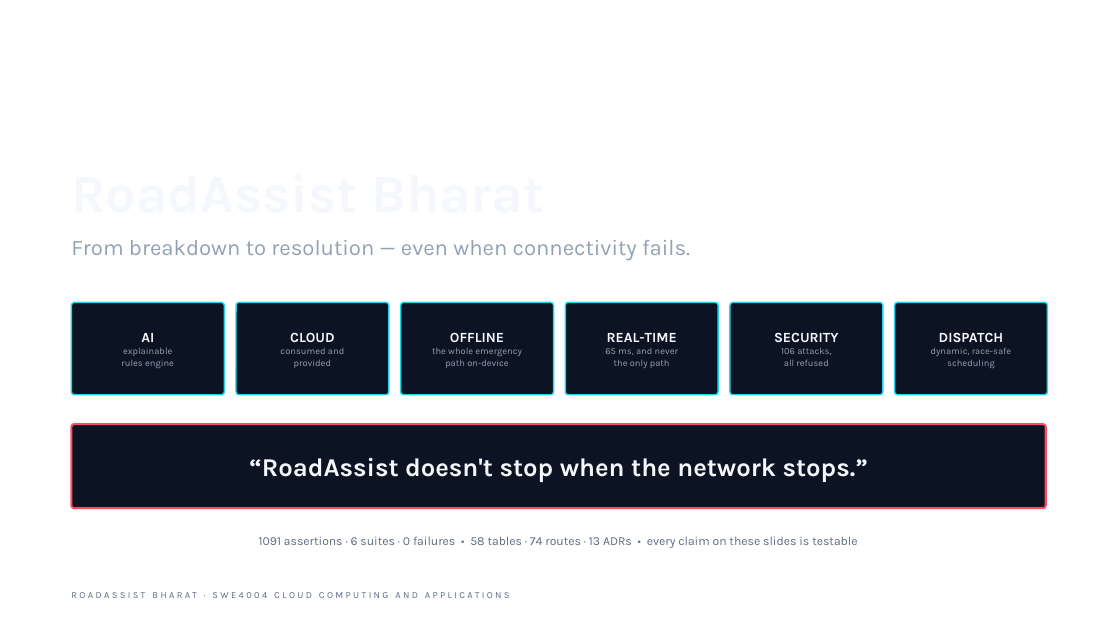
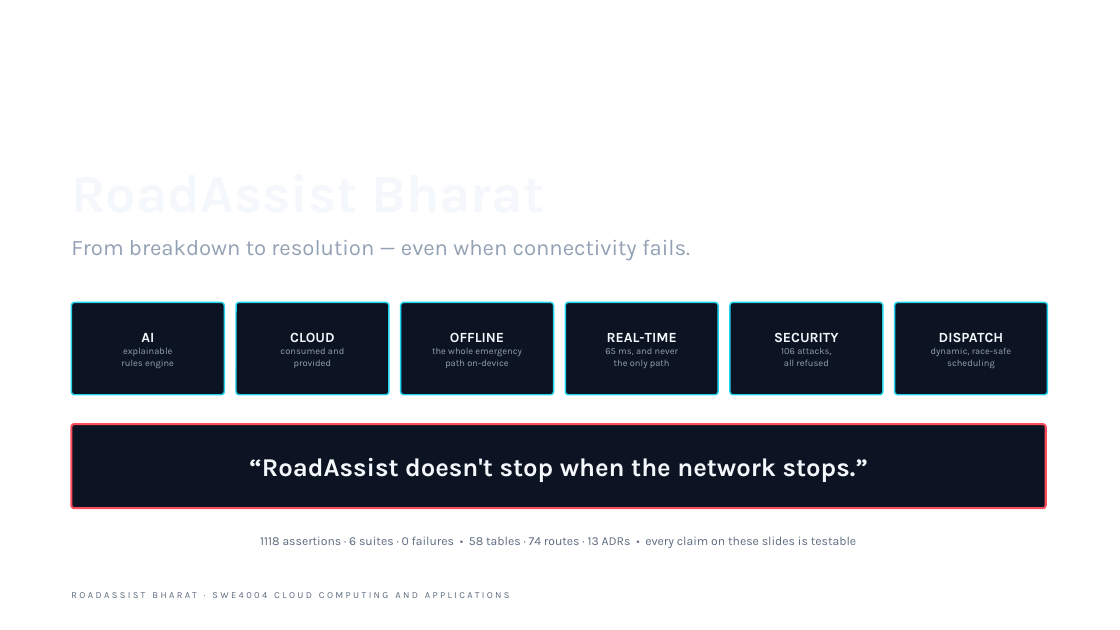
Before and after one commit to saatwik-1157/roadassist-bharat, a slide deck: slide 37 of ppt/RoadAssist-Bharat-FINAL.pptx. Drawn at 1120x630 pixels with LibreOffice and Linux fonts; fonts in the diff are those of the drawing; background and template pictures are left out. Boxes give left, top, right and bottom in pixels: in the first picture for what was removed or moved away, otherwise in the second. Text is boxed around its words. In the diff, an @@ line names an element or a change of style, - is before the commit and + after.

Commit message:
Emergency numbers of India, Text my location, and no made-up SOS positions
Off-grid and failure screens now offer one-tap calls to 112 (MHA ERSS), 1033
(NHAI highway helpline), 108/102 (state ambulance), 100 and 101, plus Text my
location: it opens the SMS app with the SOS reference, position and time, and
the user picks the recipient and presses Send. One list on each client
(emergency-numbers.js, EmergencyNumbers.kt) with a test that fails if they
drift. Service worker ra-v15 caches it for offline.

No GPS fix no longer means the NH-48 demo point. POST /v1/sos accepts
locationUnknown: true and stores the incident without a position (e2e §30);
web and Android send that, the SMS says "Location unknown", and the Android
hazard report refuses to send without a fix and keeps the draft.

Counts: 1118 assertions (443 / 246 / 92 / 106 / 58 / 173), Android 163.

```diff
--- a/ppt/RoadAssist-Bharat-FINAL.pptx
+++ b/ppt/RoadAssist-Bharat-FINAL.pptx
@@ text at [260,536,856,548]: text changed @@
-1091 assertions · 6 suites · 0 failures • 58 tables · 74 routes · 13 ADRs • every claim on these slides is testable
+1118 assertions · 6 suites · 0 failures • 58 tables · 74 routes · 13 ADRs • every claim on these slides is testable
```
Also in this commit, not shown: 5 other slides changed, 54 other files.
